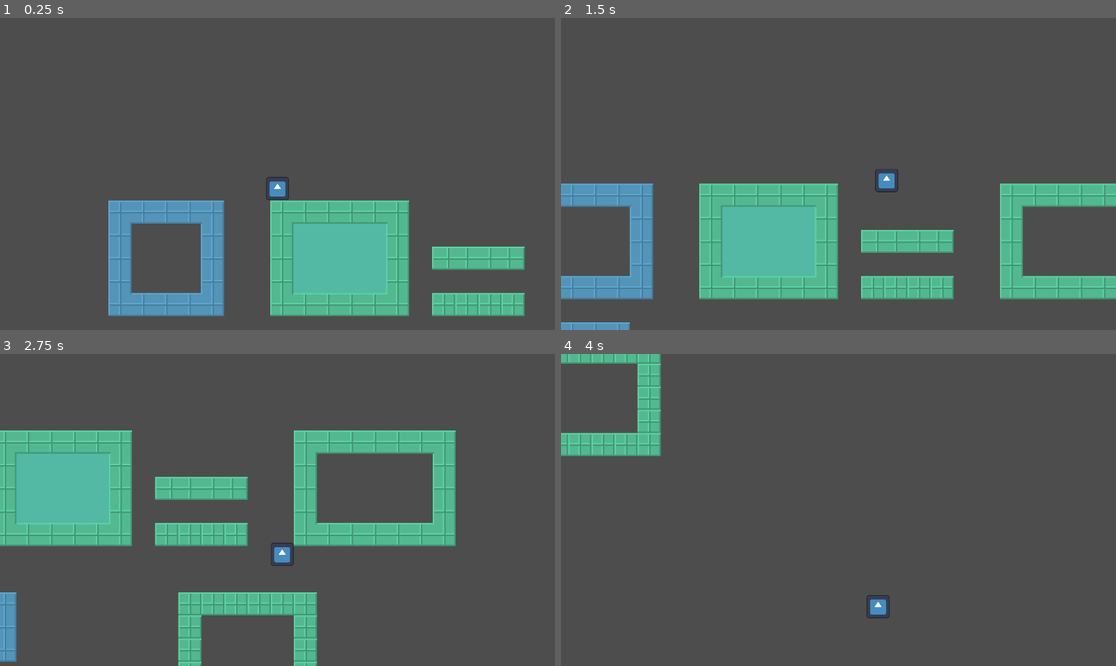
Above: before the commit, frames 1-4 (two rows, left to right).
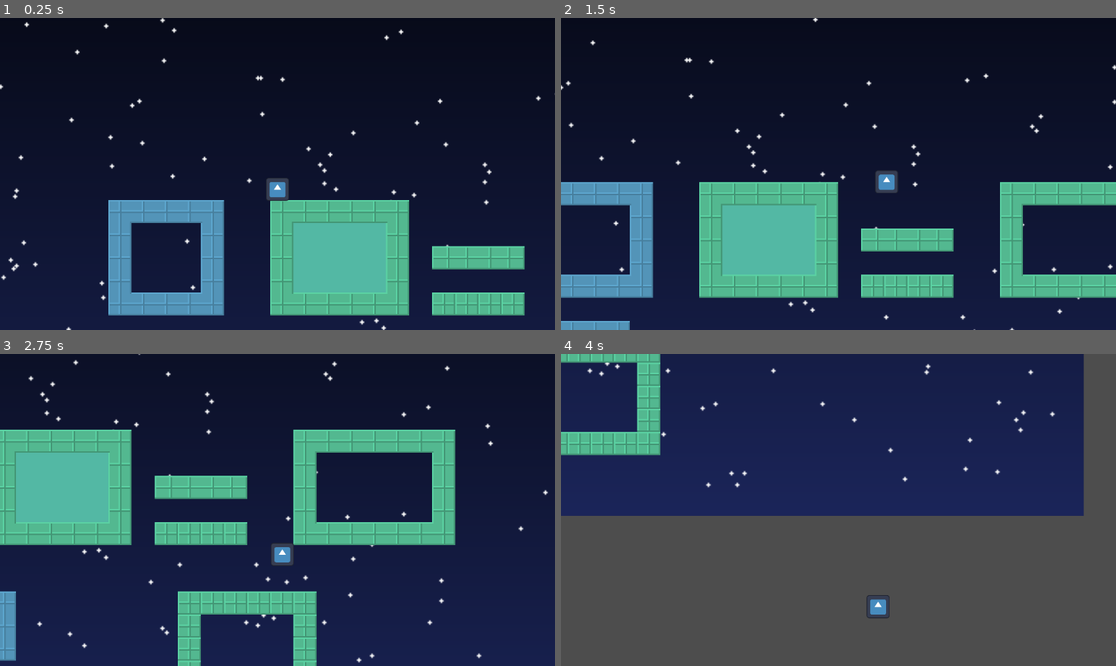
Above: after the commit, the same moments.

Repository: reneelias/Godot-2D-Platformer
Game: Godot game, scene res://main.tscn
The game is run twice, just before and just after one commit, with the same random seed, the same clock (stepped at 60 frames per second) and the same inputs. The project has no main scene, so this scene is started directly. The engine's default icon, where the game draws it, is replaced by a stand-in: a white triangle on a blue panel in a dark square.
Inputs:
- Up to frame 1 (0.25 s): no input
- Up to frame 2 (1.5 s): hold D 0.53-1.28 s; hold A from 1.28 s (still down)
- Up to frame 3 (2.75 s): release A at 2.03 s; hold D from 2.03 s (still down)
- Up to frame 4 (4 s): release D at 3.53 s; hold A from 3.53 s (still down)

The runs differ from the first frame. In frame 1, 84% of the frame differs, in the area x 0-100%, y 0-100%; in frame 2, 84%; in frame 3, 82%; in frame 4, 47%.

Commit message:
Add night sky

Diff:
--- a/2d-platformer/main.tscn
+++ b/2d-platformer/main.tscn
@@ -1,6 +1,8 @@
-[gd_scene load_steps=7 format=4 uid="uid://b4do5snoudr7g"]
-
+[gd_scene load_steps=9 format=4 uid="uid://b4do5snoudr7g"]
+
+[ext_resource type="Texture2D" uid="uid://dfwadawauebbi" path="res://NightSky.png" id="1_1bvp3"]
 [ext_resource type="Texture2D" uid="uid://ds06l1jfhigal" path="res://Tiles.png" id="1_ig7tw"]
+[ext_resource type="Texture2D" uid="uid://d362ldpb1x223" path="res://NightSky_NoDither.png" id="1_lquwl"]
 [ext_resource type="Texture2D" uid="uid://bbxasgo6d7wqq" path="res://icon.svg" id="2_0xm2m"]
 [ext_resource type="Script" uid="uid://c71maiyhaww64" path="res://CharacterController.gd" id="2_h2yge"]
 
@@ -189,9 +191,19 @@
 sources/0 = SubResource("TileSetAtlasSource_0xm2m")
 
 [sub_resource type="RectangleShape2D" id="RectangleShape2D_0xm2m"]
-size = Vector2(16, 16)
+size = Vector2(15, 15)
 
 [node name="Node2D" type="Node2D"]
+
+[node name="NightSkyNoDither" type="Sprite2D" parent="."]
+position = Vector2(-59, -118)
+texture = ExtResource("1_lquwl")
+
+[node name="NightSky" type="Sprite2D" parent="."]
+visible = false
+texture_filter = 1
+position = Vector2(-58, -119)
+texture = ExtResource("1_1bvp3")
 
 [node name="TileMapLayer" type="TileMapLayer" parent="."]
 texture_filter = 1
Binary file added: 2d-platformer/NightSky.png
Not shown, added: 2d-platformer/NightSky.png.import
Binary file added: 2d-platformer/NightSky_NoDither.png
Not shown, added: 2d-platformer/NightSky_NoDither.png.import
